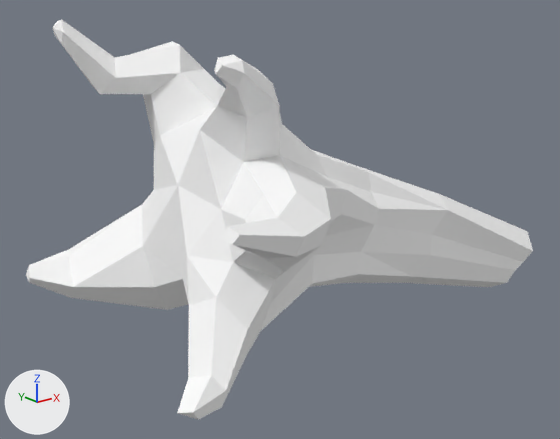
The glTF model public/siege/scifi/jungle_SM_Env_DriftWood_05.gltf as it was, and as the next commit left it.
Rendered twice from a 50 mm lens placed at (-3.51, -3.46, 1.56), pointed at (-0.48, 0.33, 0.04). The lights are fixed; the arrows at lower left show +X, +Y and +Z. The picture after the commit comes second. Where no turn or scale is listed for an object, it has been applied to the vertices.

Before the edit, the objects in view are built like this:
```python
mat_pasted__horrorshd8 = bpy.data.materials.new('pasted__HorrorSHD8')
mat_pasted__horrorshd8.use_nodes = True; mat_pasted__horrorshd8.node_tree.nodes.clear()
_N = mat_pasted__horrorshd8.node_tree.nodes; _L = mat_pasted__horrorshd8.node_tree.links
n0 = _N.new('ShaderNodeBsdfPrincipled'); n0.name = 'Principled BSDF'
n0.inputs[2].default_value = 1.0  # 'Roughness'
n1 = _N.new('ShaderNodeOutputMaterial'); n1.name = 'Material Output'
n2 = _N.new('ShaderNodeVertexColor'); n2.name = 'Color Attribute'
_L.new(n0.outputs[0], n1.inputs[0])  # 'BSDF' to 'Surface'
_L.new(n2.outputs[0], n0.inputs[0])  # 'Color' to 'Base Color'
me_mesh = bpy.data.meshes.new('Mesh')
me_mesh.from_pydata(...)  # 169 vertices, 334 faces; spans x -1.94..1.9, y -0.99..1.08, z -0.89..1.34
me_mesh.materials.append(mat_pasted__horrorshd8)
ob_sm_env_driftwood_05 = bpy.data.objects.new('SM_Env_DriftWood_05', me_mesh)
ob_sm_env_driftwood_05.location = (0.0, 0.0, 0.0)
```
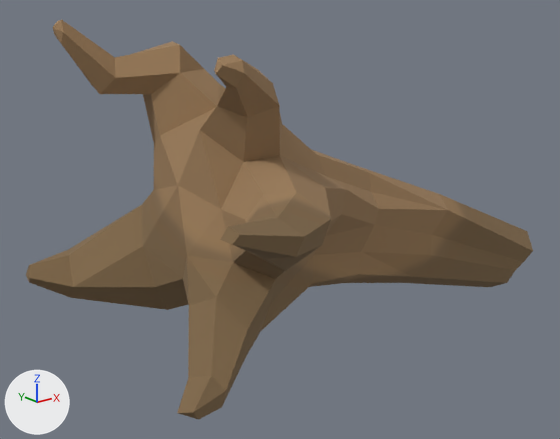
Changed parts and their boxes [x1, y1, x2, y2] in the pictures (560 x 439 px):
'SM_Env_DriftWood_05', surface changed (white to brown)
    both: [26, 19, 533, 420]

The change, as a list of edits to the scene's bpy script:
```text
Add img_polygonnaturebiomes_tropical_texture_01:
    img_polygonnaturebiomes_tropical_texture_01 = load_image('PolygonNatureBiomes_Tropical_Texture_01', 'PolygonNatureBiomes_Tropical_Texture_01.webp', 4096, 4096, 'sRGB')
Change mat_pasted__horrorshd8:
    add n3 = _N.new('ShaderNodeMix'); n3.name = 'Mix'
    add n3.data_type = 'RGBA'
    add n3.blend_type = 'MULTIPLY'
    add n3.inputs[0].default_value = 1.0  # 'Factor'
    add n4 = _N.new('ShaderNodeTexImage'); n4.name = 'Image Texture'
    add n4.image = img_polygonnaturebiomes_tropical_texture_01
    where n2 = _N.new('ShaderNodeVertexColor'); n2.name = 'Color Attribute'
    where n0 = _N.new('ShaderNodeBsdfPrincipled'); n0.name = 'Principled BSDF'
    remove _L.new(n2.outputs[0], n0.inputs[0])  # 'Color' to 'Base Color'
    add _L.new(n3.outputs[2], n0.inputs[0])  # 'Result' to 'Base Color'
    add _L.new(n2.outputs[0], n3.inputs[7])  # 'Color' to 'B'
    add _L.new(n4.outputs[0], n3.inputs[6])  # 'Color' to 'A'
```
